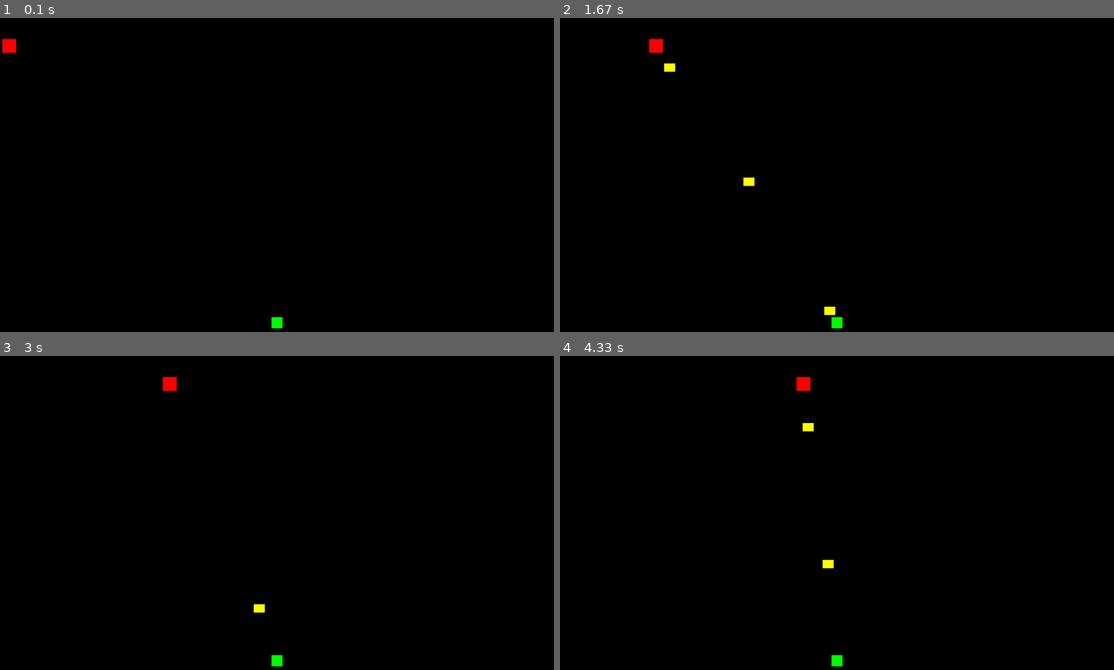
Above: before the commit, frames 1-4 (two rows, left to right).
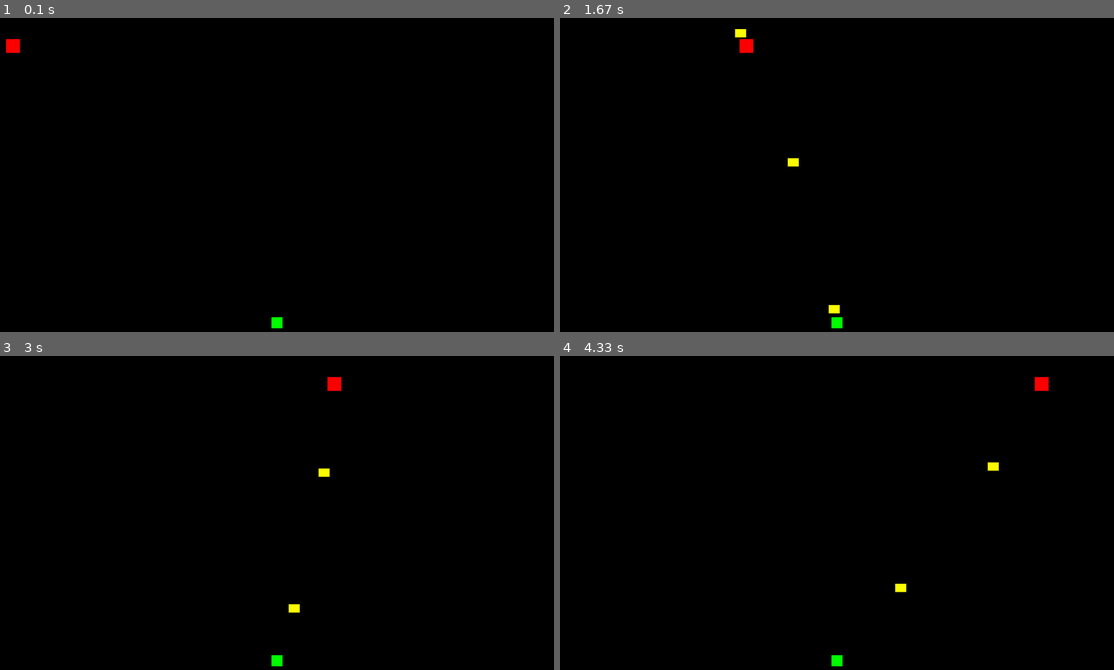
Above: after the commit, the same moments.

Repository: Acaippa/pygame-areal-fighters
Game: pygame game, started from bullet timing test/main.py
The game is run twice, just before and just after one commit, with the same random seed, the same clock (stepped at 60 frames per second) and the same inputs.
Inputs (mouse positions are in pixels of both pictures, inside the frame that each line leads up to):
- Up to frame 1 (0.1 s): no input
- Up to frame 2 (1.67 s): click (837, 206) at 0.88 s
- Up to frame 3 (3 s): no input
- Up to frame 4 (4.33 s): click (820, 465) at 3.22 s; click (759, 453) at 3.55 s; click (981, 494) at 3.88 s

The runs differ from the first frame. In frame 1, less than 0.1% of the frame differs, in the area x 0-4%, y 6-12%; in frame 2, 0.5%, in the area x 16-51%, y 3-95%; in frame 3, 0.4%; in frame 4, 0.5%.

Commit message:
Added further comments.

Diff:
--- a/bullet timing test/main.py
+++ b/bullet timing test/main.py
@@ -13,37 +13,41 @@
 		# Make a red square for the Enemy
 		self.surface = pygame.Surface((25, 25))
 		self.surface.fill("red")
-		# Get the Rect of the surface so we can use it for collisions and size etc.
+		# Get the Rect of the surface so we can use it for collisions and size etc
 		self.rect = self.surface.get_rect()
-
+		# Time between frames used for speed calculation
 		self.dt = 0
-
-		self.xVel = 100
+		# The velocity of the enemy and the direction its traveling
+		self.xVel = 200
 		self.xDir = 1
-
+		# Variables that will be used to store the last position of the enemy so we can later calculate its speed
 		self.last_x = 0
 		self.last_y = 0
-
+		# The length traveled between each frame
 		self.length_traveled = 0
 
 	def update(self, dt): # Update its variables and draw
 		self.dt = dt
 
+		# Whenever the enemy hits any of the sides of the screen, we invert its velocity and and xDir variable indicating in which direction the enemy is traveling
 		if self.pos[0] >= self.display.get_width() or self.pos[0] < 0:
 			self.xVel *= -1
 			self.xDir *= -1
 
+		# Before updating the position of the enemy we save its previous position so we can use the difference between the two to figure out the speed
 		self.last_x, self.last_y = self.pos
 		self.pos = (self.pos[0] + (self.xVel * self.dt), self.pos[1])
 
+		# Get the length that the enemy has traveled in a frame
 		self.length_traveled = sqrt((self.pos[0] - self.last_x)**2 + (self.pos[1] - self.last_y)**2)
 
 		self.draw()
 
 	def draw(self): # Draw the object
+		# Subtract the position with half of the rect width to center the object
 		self.display.blit(self.surface, (self.pos[0] - (self.rect.width // 2), self.pos[1] - (self.rect.height // 2)))
 
-	def get_speed(self): # Return its speed
+	def get_speed(self): # Return its speed in pixels / second
 		return self.length_traveled * 60 * self.dt
 
 
@@ -67,15 +71,16 @@
 		self.bullet_list = []
 		# Angle of the gun
 		self.angle = 0
-
+		# The bullet we later will use to calculate the needed offset to hit the enemy
 		self.target_bullet = None
-
+		# The time between frames, used for speed calculations later in the code
 		self.dt = 0
 
 
 	def update(self, dt): # Update its variables and draw
 		self.dt = dt
-		if self.shoot_index < self.shoot_delay: # Shoot
+		# Shoot at an interval
+		if self.shoot_index < self.shoot_delay:
 			self.shoot_index += 1
 		else:
 			self.shoot_index = 0
@@ -97,7 +102,7 @@
 				bullet.update(self.dt)
 
 	def get_angle_to_enemy(self): # Get the angle between the enemy and the shooter
-		# Calculate the difference between both the objects axi
+		# When the target bullet is None it typically means that the gun hasnt shot any bullets yet, so we just set the bullet speed to some arbitrary value, making sure its not 0 as to prevent division of 0 later in the code.
 		if self.target_bullet != None:
 			bullet_speed = self.target_bullet.get_speed()
 		else:
@@ -105,11 +110,13 @@
 
 		distance = sqrt((self.enemy.pos[0] - self.pos[0])**2 + (self.enemy.pos[1] - self.pos[0])**2)
 
-		difference_x = self.enemy.pos[0] + ((distance / bullet_speed) * self.enemy.get_speed()) * self.enemy.xDir - self.pos[0]
-		difference_y = self.enemy.pos[1] - self.pos[1]
-		# Plug the difference into this function
+		# Calculate the proper angle to aim by calculating the distance the enemy will move in the time the bullet takes to travel the distance between the shooter and the enemy.
+		# The reason for the enemy.xDir variable is due to the offset only being applied in one direction, so when the enemy turns around, the direction needs to be multiplied negatively or posetively according to the x axis direction of the enemy so the bullet will hit properly
+		difference_x = self.enemy.pos[0] + self.enemy.rect.width // 2 * self.enemy.xDir + ((distance / bullet_speed) * self.enemy.get_speed()) * self.enemy.xDir - self.pos[0]
+		difference_y = self.enemy.pos[1] + self.enemy.rect.height // 2 - self.pos[1]
+		# Plug the difference into this function to get the radians
 		angle = atan2(difference_y, difference_x)
-		# Convert to angle
+		# Convert the radians into an angle and return it
 		angle = degrees(angle)
 		return angle
 
@@ -120,7 +127,7 @@
 
 class Bullet:
 	"""
-	Gets shot by the shooter and its speed is used to determine the offset needed to hit the enemy
+	Gets shot out by the shooter and its speed is used to determine the offset needed to hit the enemy
 	"""
 	def __init__(self, pos, angle):
 		self.display = pygame.display.get_surface() # Get the pygame screen so we can blit to it
@@ -134,13 +141,15 @@
 		self.angle = angle
 		# The speed at which the bullet will travel at
 		self.speed = 25
-
+		# Parameters used later to calculate how far the bullet has moved every frame
 		self.last_x = 0
 		self.last_y = 0
 
 	def update(self, dt): # Update its variables and draw
 		# Use Cos and Sin to determine what proportion to move in pixels in otder to move in a cerain angle by inputting the angle in radians
 		self.dt = dt
+
+		# Convert the angle to radians so we can plot the radians into cos and sin functions to figure out at velocity in each axis the bullet has to move the move in the right angle
 		angle_in_radians = radians(self.angle)
 		self.last_x, self.last_y = self.pos
 		self.pos = (self.pos[0] + (self.speed * cos(angle_in_radians)), self.pos[1] + (self.speed * sin(angle_in_radians)))
@@ -160,7 +169,7 @@
 		else:
 			return False
 
-	def get_speed(self): # Return its speed
+	def get_speed(self): # Return its speed in pixels / second
 		return self.length_traveled * 60 * self.dt
 
 
